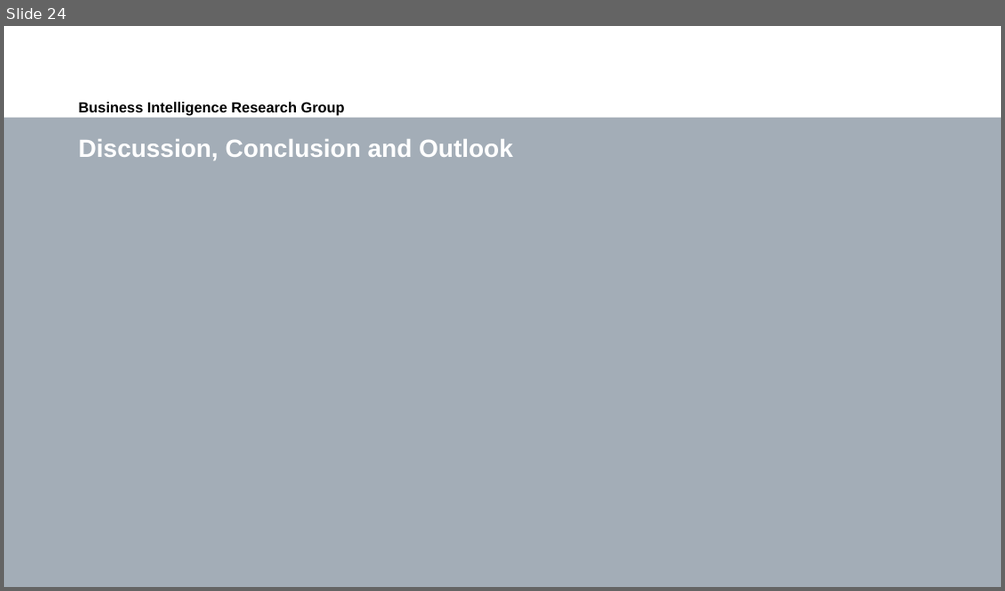
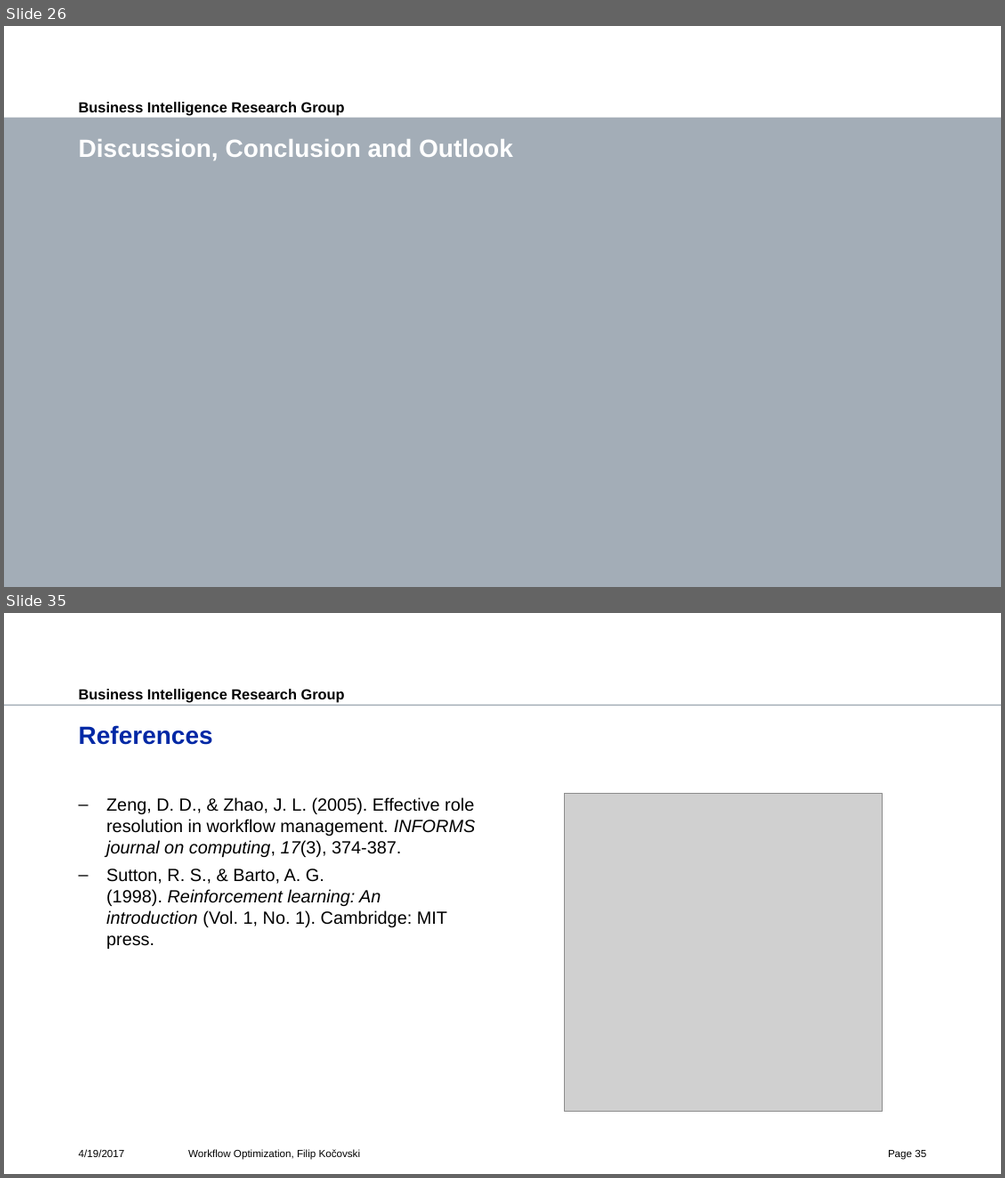
Before and after one commit to fkocovski/mt_presentation, a slide deck: Workflow Optimization.pptx. Shown one above the other, each under a label of ours: slide 24 before the commit, slides 26 and 35 after it; the slides between them are not shown. The pictures are 1005x591 and 1005x1178 pixels, drawn with LibreOffice and Linux fonts; fonts in the diff are those of the drawing; grey boxes stand for pictures; background and template pictures are left out. Boxes give left, top, right and bottom in pixels: in the first picture for what was removed or moved away, otherwise in the second. Text is boxed around its words. In the diff, an @@ line names an element or a change of style, - is before the commit and + after.

```diff
--- a/Workflow Optimization.pptx
+++ b/Workflow Optimization.pptx
@@ slide 35 added at (4, 613, 1001, 1174), background #FFFFFF; not listed: 2 template elements that a slide beside it also shows @@
@@ title added at (79, 725, 213, 745), 24 pt, text #0028A5, bold @@
+References
@@ text added at (106, 797, 476, 949), 17 pt, text #000000 @@
+– Zeng, D. D., & Zhao, J. L. (2005). Effective role resolution in workflow management. INFORMS journal on computing, 17(3), 374-387.
+– Sutton, R. S., & Barto, A. G. (1998). Reinforcement learning: An introduction (Vol. 1, No. 1). Cambridge: MIT press.
@@ picture added at (564, 793, 882, 1111) @@
@@ text added at (79, 1149, 125, 1157), 10 pt, text #000000 @@
+4/19/2017
@@ text added at (188, 1149, 361, 1159), 10 pt, text #000000 @@
+Workflow Optimization, Filip Kočovski
@@ page number added at (888, 1150, 926, 1159), 10 pt, text #000000 @@
+Page 35
@@ what was slide 24 is now slide 26 @@
```
Also in this commit, not shown: 31 slides changed, 2 other slides added.
